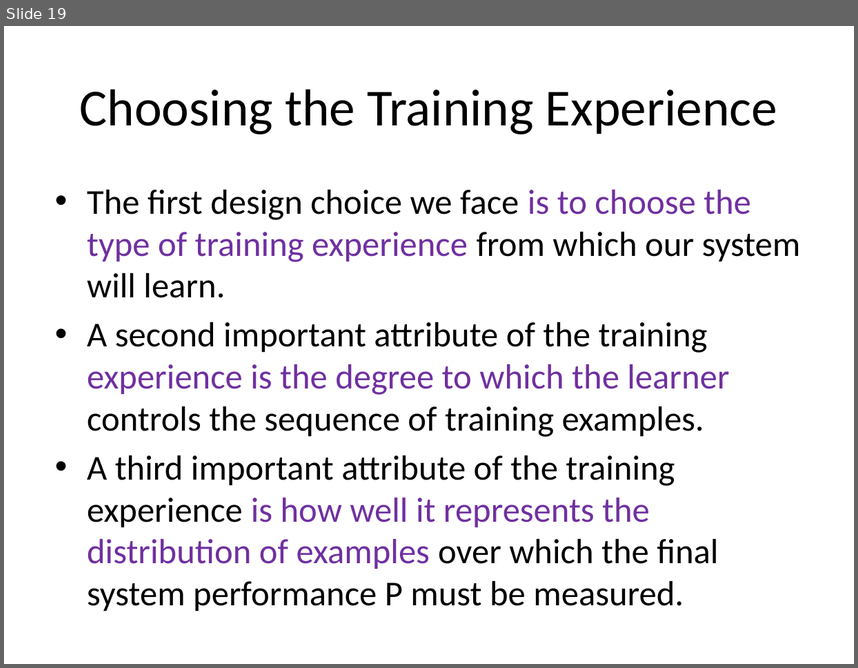
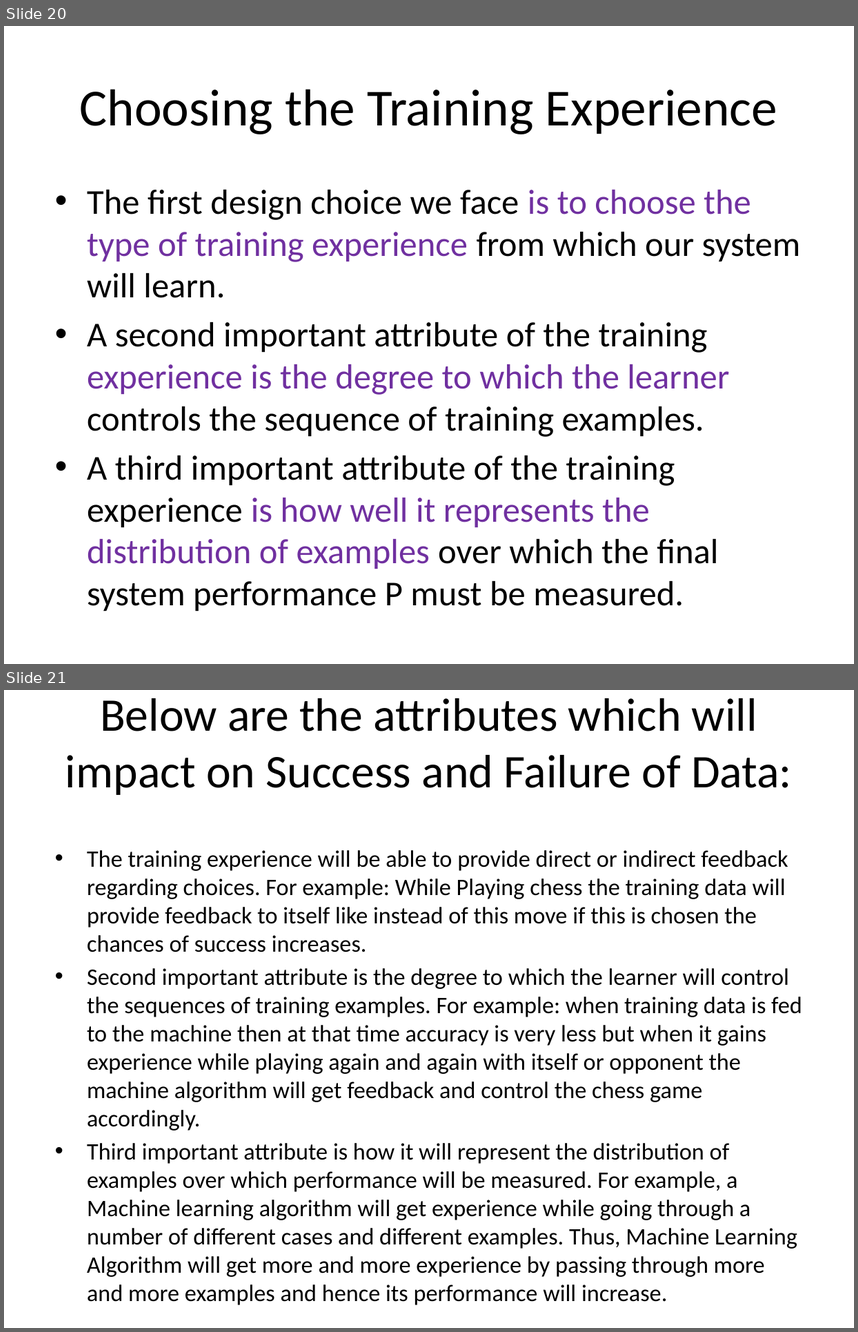
Before and after one commit to devipriyak/AI_ml-iv-sem-21-batch, a slide deck: Unit-4.pptx. Shown one above the other, each under a label of ours: slide 19 before the commit, slides 20 and 21 after it. The pictures are 858x668 and 858x1332 pixels, drawn with LibreOffice and Linux fonts; fonts in the diff are those of the drawing. Boxes give left, top, right and bottom in pixels: in the first picture for what was removed or moved away, otherwise in the second. Text is boxed around its words. In the diff, an @@ line names an element or a change of style, - is before the commit and + after.

```diff
--- a/Unit-4.pptx
+++ b/Unit-4.pptx
@@ slide 21 added at bbox=[4, 690, 854, 1328], background #FFFFFF @@
@@ title added at bbox=[65, 698, 792, 795], 39.6 pt, text #000000 @@
+Below are the attributes which will impact on Success and Failure of Data:
@@ text added at bbox=[87, 850, 802, 1305], 20 pt, text #000000 @@
+• The training experience will be able to provide direct or indirect feedback regarding choices. For example: While Playing chess the training data will provide feedback to itself like instead of this move if this is chosen the chances of success increases.
+• Second important attribute is the degree to which the learner will control the sequences of training examples. For example: when training data is fed to the machine then at that time accuracy is very less but when it gains experience while playing again and again with itself or opponent the machine algorithm will get feedback and control the chess game accordingly.
+• Third important attribute is how it will represent the distribution of examples over which performance will be measured. For example, a Machine learning algorithm will get experience while going through a number of different cases and different examples. Thus, Machine Learning Algorithm will get more and more experience by passing through more and more examples and hence its performance will increase.
@@ what was slide 19 is now slide 20 @@
```
Also in this commit, not shown: 1 slide changed, 7 other slides added.
